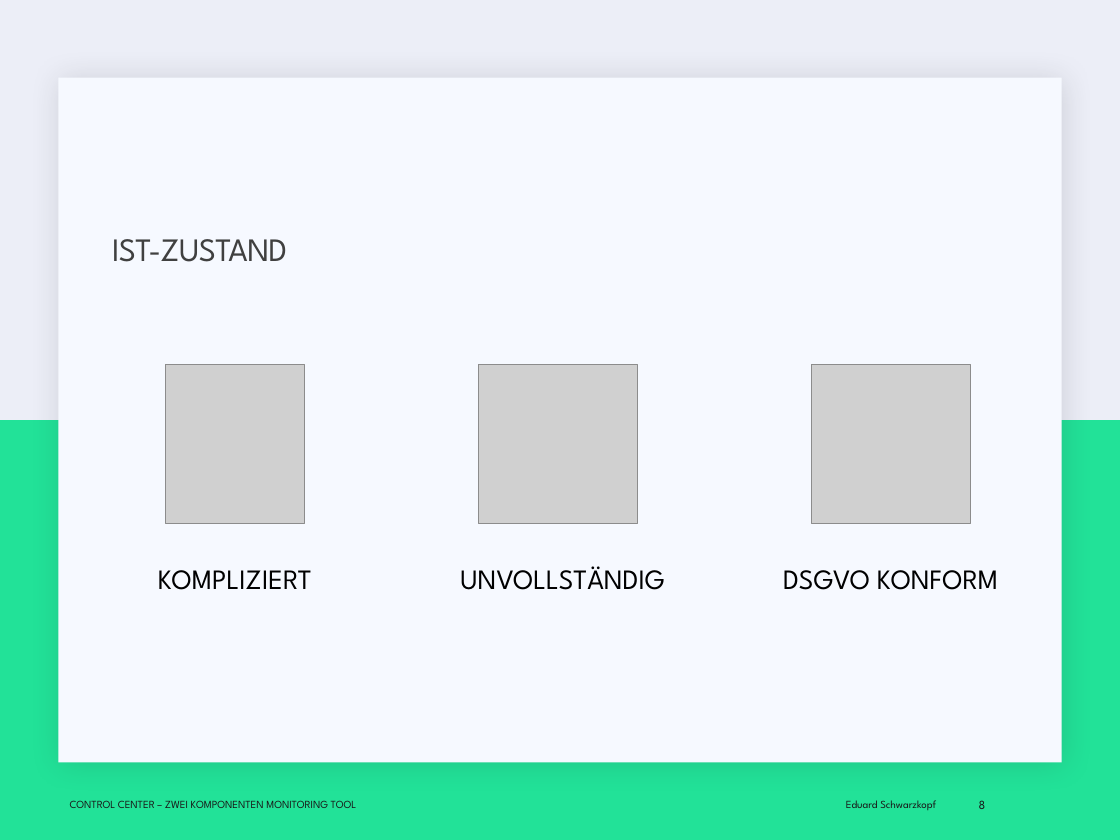
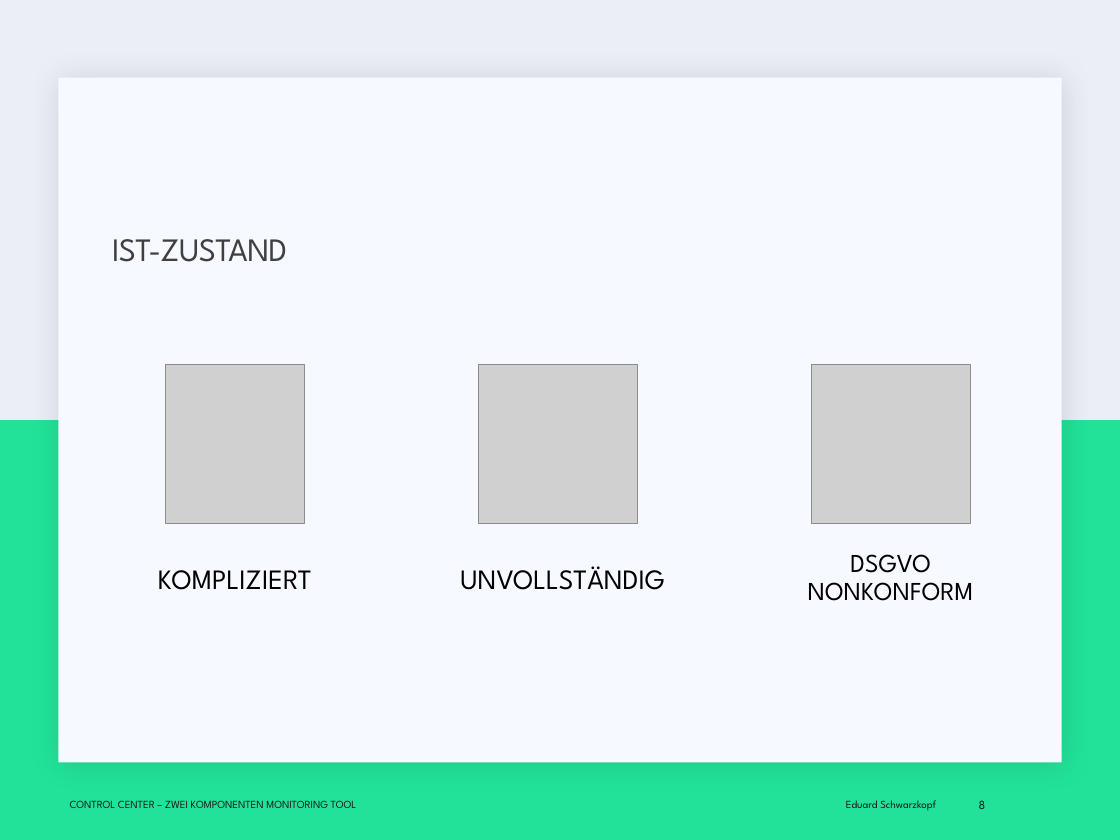
Before and after one commit to EduardSchwarzkopf/Abschlusspr-sentation, a slide deck: slide 8 of Abschluss_präsi.pptx. Drawn at 1120x840 pixels with LibreOffice and Linux fonts; fonts in the diff are those of the drawing; grey boxes stand for pictures; background and template pictures are left out. Boxes give left, top, right and bottom in pixels: in the first picture for what was removed or moved away, otherwise in the second. Text is boxed around its words. In the diff, an @@ line names an element or a change of style, - is before the commit and + after.

```diff
--- a/Abschluss_präsi.pptx
+++ b/Abschluss_präsi.pptx
@@ text at (808, 554, 974, 601): text changed; size 18 to 16.6 pt @@
-DSGVO KONFORM
+DSGVO NONKONFORM
```
Also in this commit, not shown: 1 other slide changed, 4 slides added.
